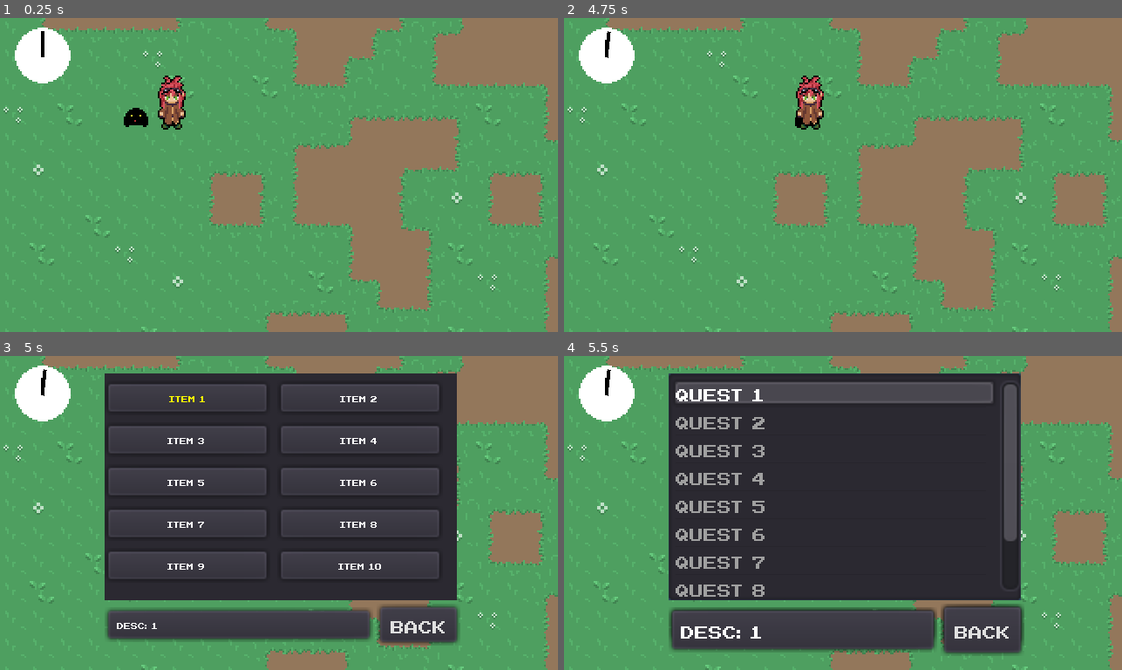
Above: before the commit, frames 1-4 (two rows, left to right).
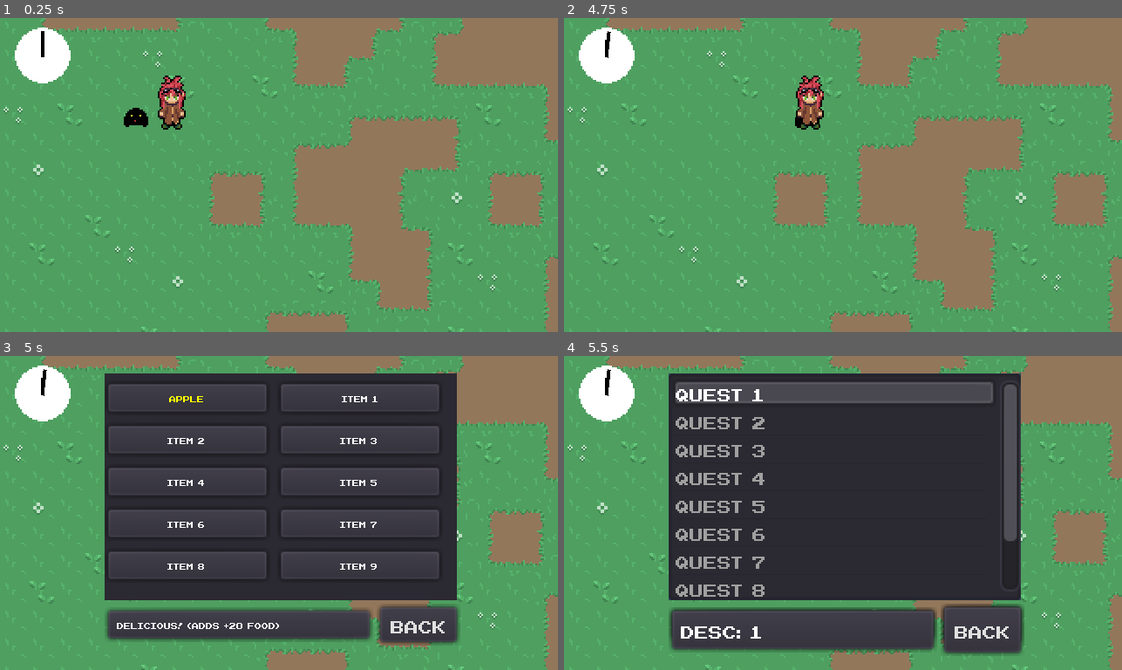
Above: after the commit, the same moments.

Repository: Morphclue/evo-world
Game: Godot game, scene res://world.tscn
The game is run twice, just before and just after one commit, with the same random seed, the same clock (stepped at 60 frames per second) and the same inputs.
Inputs:
- Up to frame 1 (0.25 s): no input
- Up to frame 2 (4.75 s): tap Enter (ui_accept) at 0.5, 0.77, 2, 2.27, 2.75, 3.77, 4.25, 4.52 s; hold D (right) 0.53-1.25 s; tap J (journal) at 0.6, 2.1, 2.85, 3.6, 4.35 s; click "Back" at 1.25 s; hold S (down) 2.03-2.78 s; hold D (right) 2.78-3.53 s; hold Up (ui_up) 3.53-4.28 s; hold A (left) from 4.28 s (still down)
- Up to frame 3 (5 s): keep holding A (left); tap I (inventory) at 4.9 s
- Up to frame 4 (5.5 s): keep holding A (left); tap J (journal) at 5.1 s; tap Enter (ui_accept) at 5.27 s

Frames 1-2 are identical in both runs. In frame 3, 0.5% of the frame differs, in the area x 23-69%, y 12-87%; in frame 4, nothing differs.

Commit message:
feat: add apple

Diff:
--- a/menus/inventory.gd
+++ b/menus/inventory.gd
@@ -52,13 +52,15 @@
 	description.text = items[select_position].description
 
 
-
 func _load_items() -> void:
 	items = PlayerVariables.item_list.duplicate()
 
 
 func _load_dummy_items() -> void:
-	for i in range(INVENTORY_SIZE):
+	var apple: Item = Item.new("Apple", "Delicious! (Adds +20 food)")
+	items.append(apple)
+
+	for i in range(INVENTORY_SIZE - 1):
 		var item_name = "Item " + str(i + 1)
 		var desc = "Desc: " + str(i + 1)
 		var item: Item = Item.new(item_name, desc)
